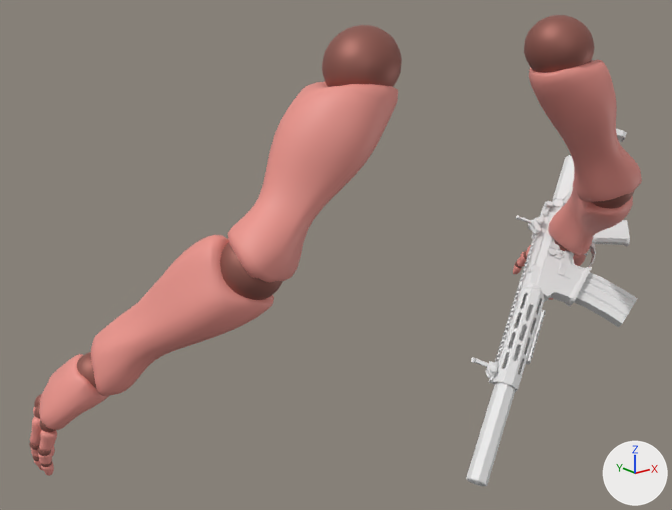
The glTF model assets/armas/fp/ar15.glb: old version first, new version second.
The view is the same before and after, from a camera (50 mm lens) standing at (-0.929, -0.909, -0.072) and looking at (-0.048, 0.192, -0.513). The axes (+X, +Y, +Z) are drawn at lower right. The lights are the same throughout. The older version comes first. Where no turn or scale is listed for an object, it has been applied to the vertices.

Before the edit, the objects in view are built like this:
```python
ob_bracos = bpy.data.objects.new('bracos', me_xbot_arms)
ob_bracos.location = (0.0, -0.006, -1.626)
ob_carregador = bpy.data.objects.new('carregador', me_cube_001)
ob_carregador.location = (0.0, -0.006, -1.626)
ob_fuzil = bpy.data.objects.new('fuzil', me_cube_017)
ob_fuzil.location = (0.0, -0.006, -1.626)
```
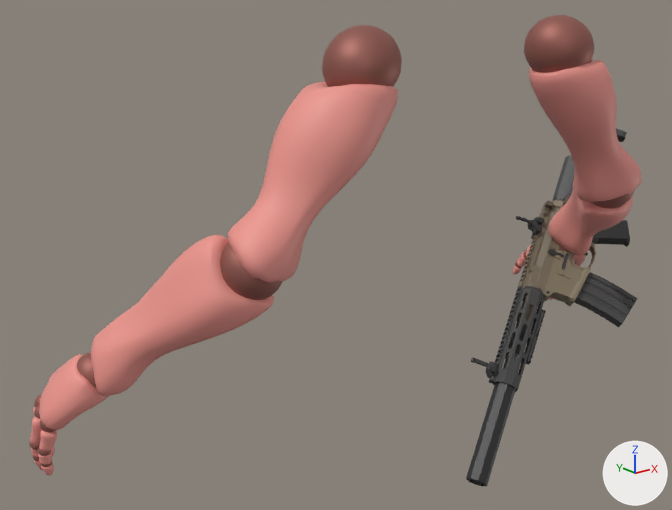
Boxes [x1, y1, x2, y2] around the edits, measured in the pictures (672 x 510 px):
'fuzil', surface changed (darker)
    both: [466, 128, 630, 486]
'carregador', surface changed (white to grey)
    both: [574, 272, 638, 327]

Patch to the scene script:
```diff
--- a/assets/armas/fp/ar15.glb.py
+++ b/assets/armas/fp/ar15.glb.py
@@ img_t_assaultrifle_d @@
+img_t_assaultrifle_d = load_image('T_AssaultRifle_D', '_unpacked/T_AssaultRifle_D', 256, 256, 'sRGB')
@@ mat_m_assaultrifle_001 @@
 mat_m_assaultrifle_001 = principled_material('M_AssaultRifle.001')
-mat_m_assaultrifle_001.base_color = (0.8, 0.8, 0.8)  # white #e7e7e7
+mat_m_assaultrifle_001.texture = img_t_assaultrifle_d
@@ mat_m_assaultrifle @@
 n2 = _N.new('ShaderNodeMix'); n2.name = 'Mix'
 n2.inputs[0].default_value = 1.0  # 'Factor'
-n2.inputs[7].default_value = (0.8, 0.8, 0.8, 1.0)  # 'B', white #e7e7e7
 n3 = _N.new('ShaderNodeVertexColor'); n3.name = 'Color Attribute'
+n4 = _N.new('ShaderNodeTexImage'); n4.name = 'Image Texture'
+n4.image = img_t_assaultrifle_d
 _L.new(n0.outputs[0], n1.inputs[0])  # 'BSDF' to 'Surface'
 _L.new(n2.outputs[2], n0.inputs[0])  # 'Result' to 'Base Color'
-_L.new(n3.outputs[0], n2.inputs[6])  # 'Color' to 'A'
+_L.new(n3.outputs[0], n2.inputs[7])  # 'Color' to 'B'
+_L.new(n4.outputs[0], n2.inputs[6])  # 'Color' to 'A'
```
